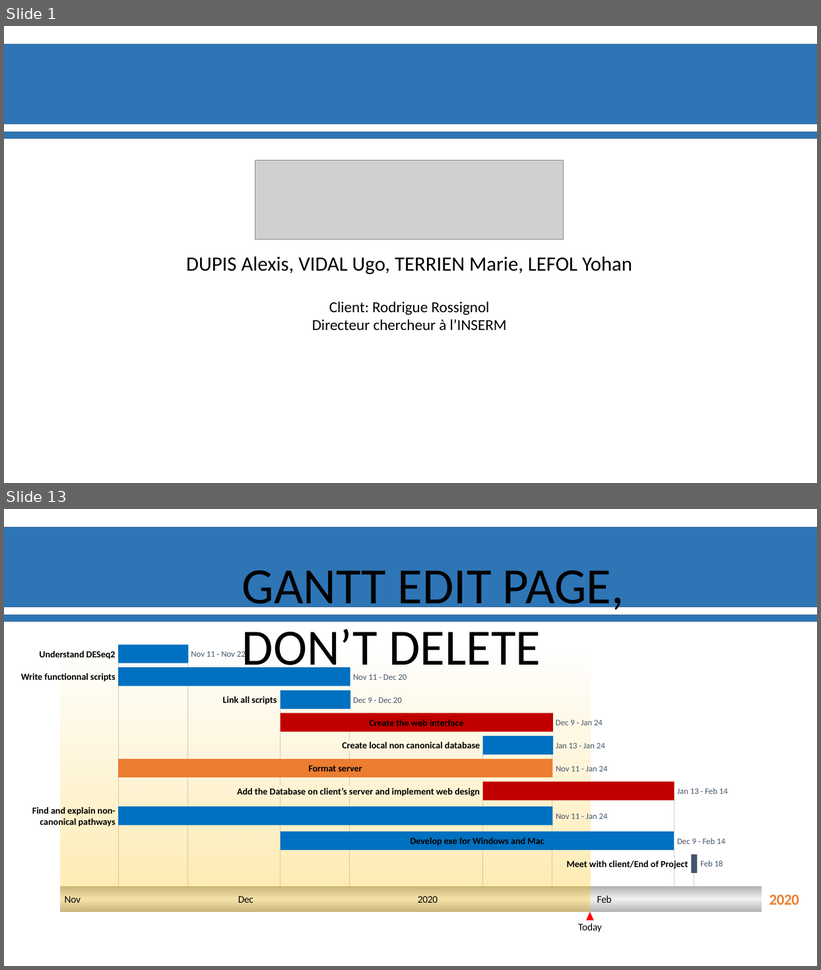
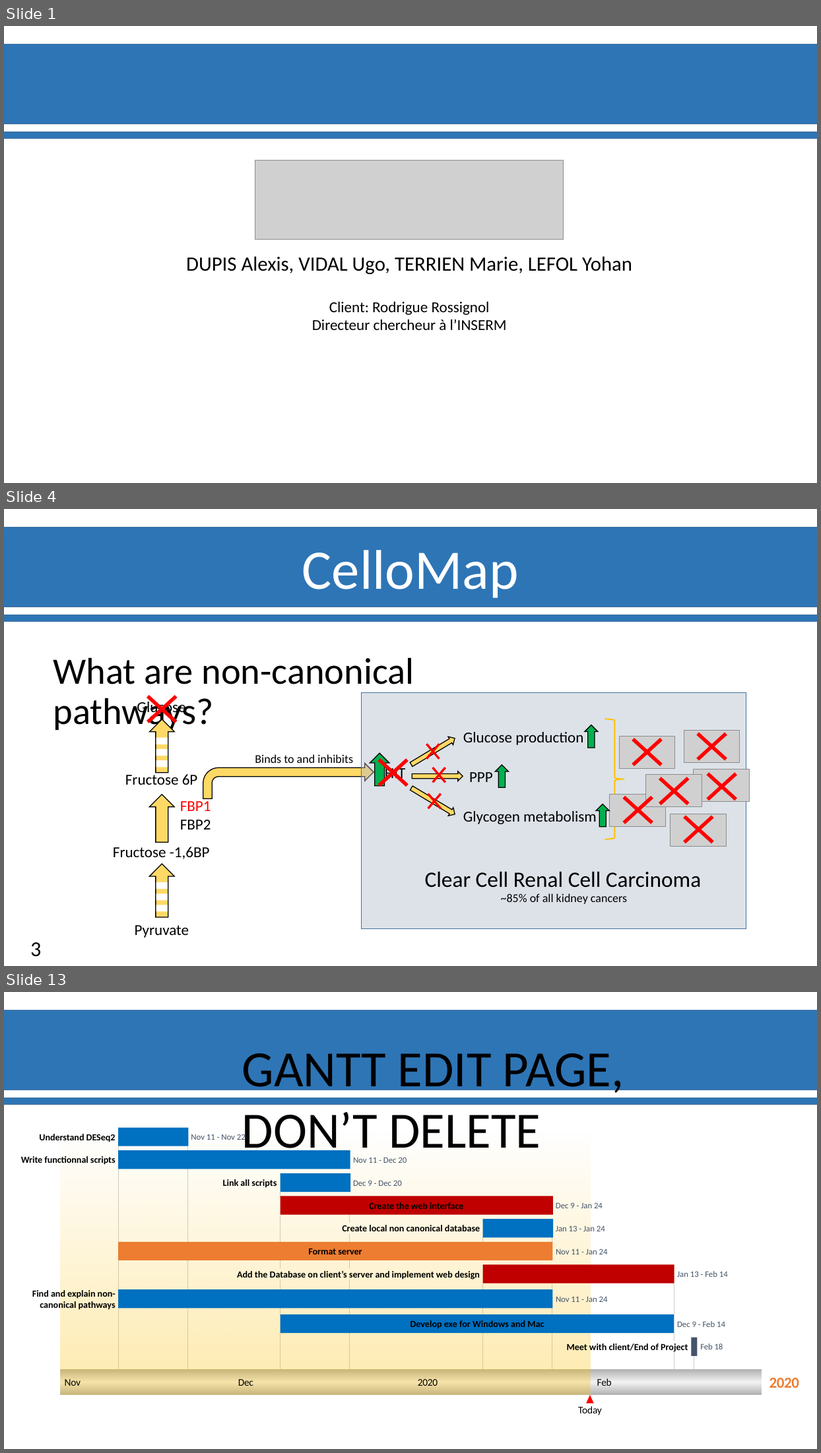
Before and after one commit to Ylefol/projet-INSERM_V5, a slide deck: Slides/Soutenance_Final.pptx. Shown one above the other, each under a label of ours: slides 1 and 13 before the commit, slides 1, 4 and 13 after it; the slides between them are not shown. The pictures are 821x970 and 821x1453 pixels, drawn with LibreOffice and Linux fonts; fonts in the diff are those of the drawing; grey boxes stand for pictures; background and template pictures are left out. Boxes give left, top, right and bottom in pixels: in the first picture for what was removed or moved away, otherwise in the second. Text is boxed around its words. In the diff, an @@ line names an element or a change of style, - is before the commit and + after.

```diff
--- a/Slides/Soutenance_Final.pptx
+++ b/Slides/Soutenance_Final.pptx
@@ slide 4 added at box(4, 509, 817, 966), background #FFFFFF; not listed: 2 template elements that a slide beside it also shows @@
@@ text added at box(302, 550, 519, 598), 66 pt, text #FFFFFF @@
+CelloMap
@@ text added at box(54, 657, 414, 733), 44 pt, text #000000 @@
+What are non-canonical pathways?
@@ cross added at box(135, 685, 188, 733), fill #FF0000, outline #FF0000 1 pt @@
@@ group added at box(113, 700, 211, 938): 6 texts, 6 rectangles, 3 right arrows @@
+Fructose 6P
+Pyruvate
+Fructose -1,6BP
+FBP1
+FBP2
+Glucose
@@ cross added at box(685, 722, 739, 770), fill #FF0000, outline #FF0000 1 pt @@
@@ cross added at box(421, 738, 444, 765), fill #FF0000, outline #FF0000 1 pt @@
@@ cross added at box(620, 728, 674, 776), fill #FF0000, outline #FF0000 1 pt @@
@@ bent arrow added at box(203, 763, 374, 799), fill #FFD966, outline #000000 1 pt @@
@@ text added at box(255, 755, 353, 763), 14 pt, text #000000 @@
+Binds to and inhibits
@@ cross added at box(367, 749, 420, 797), fill #FF0000, outline #FF0000 1 pt @@
@@ cross added at box(427, 762, 451, 789), fill #FF0000, outline #FF0000 1 pt @@
@@ cross added at box(696, 762, 748, 811), fill #FF0000, outline #FF0000 1 pt @@
@@ cross added at box(648, 767, 700, 815), fill #FF0000, outline #FF0000 1 pt @@
@@ cross added at box(423, 788, 446, 815), fill #FF0000, outline #FF0000 1 pt @@
@@ cross added at box(612, 786, 665, 834), fill #FF0000, outline #FF0000 1 pt @@
@@ cross added at box(673, 805, 725, 854), fill #FF0000, outline #FF0000 1 pt @@
@@ group added at box(362, 692, 750, 929): 7 right arrows, 6 texts, 6 pictures, 1 rectangle, 1 right brace @@
+HIT
+Glucose production
+PPP
+Glycogen metabolism
+Clear Cell Renal Cell Carcinoma
+~85% of all kidney cancers
@@ page number added at box(30, 943, 41, 957), 25 pt, text #000000 @@
+3
```
Also in this commit, not shown: 9 slides changed, 1 other slide added, 2 slides removed.
